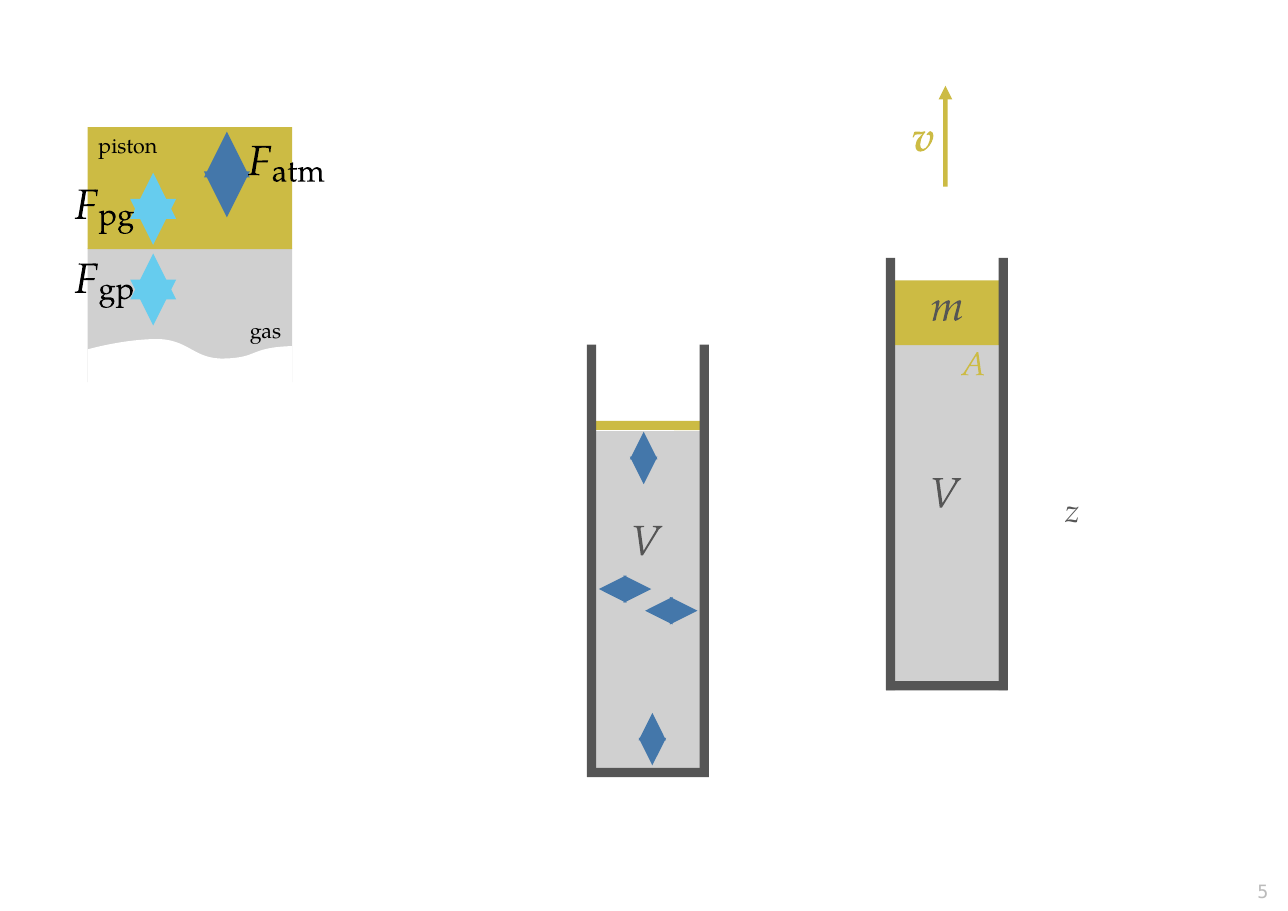
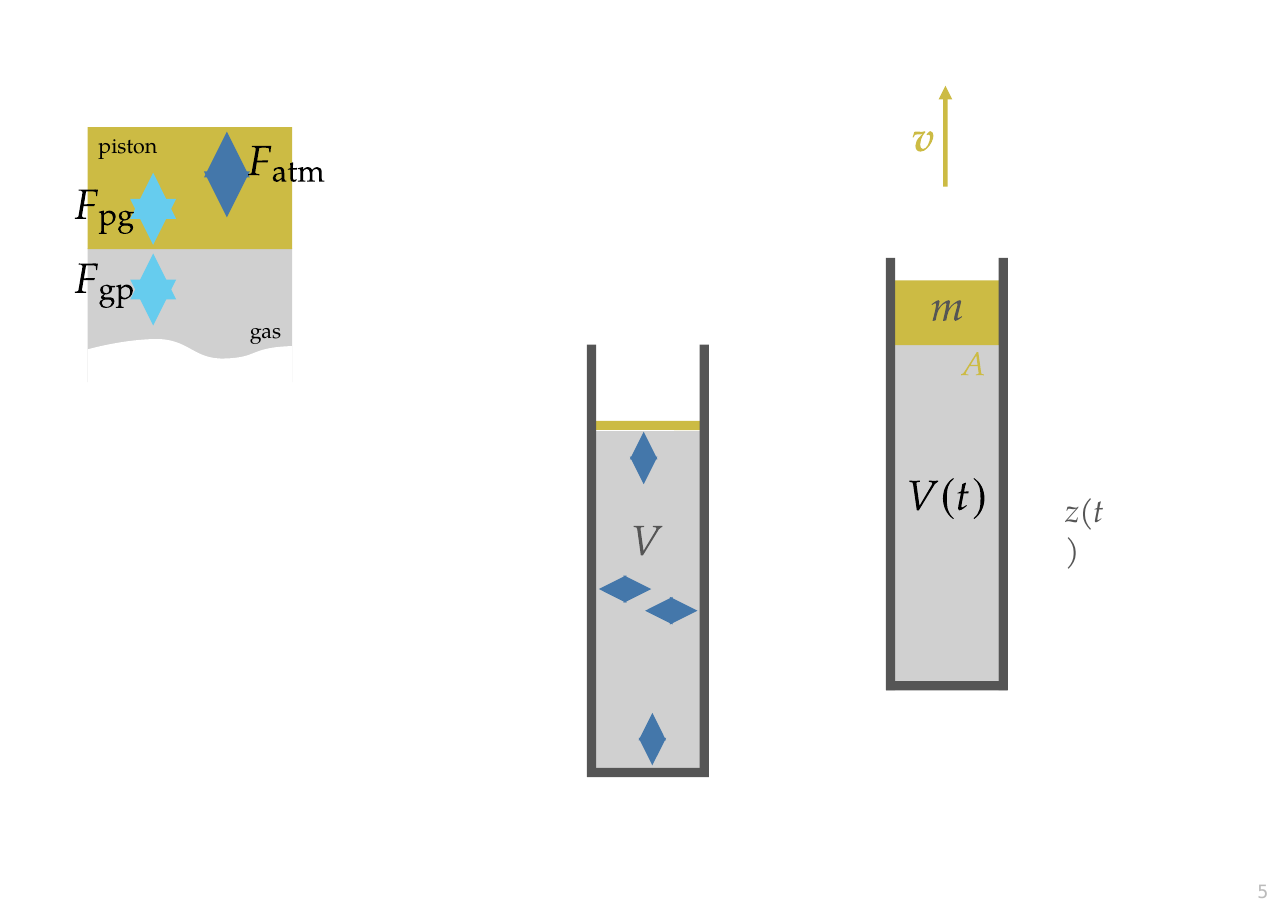
Before and after one commit to pglpm/7wonders, a slide deck: slide 5 of images/drawings.odp. Drawn at 1288x911 pixels with LibreOffice and Linux fonts; fonts in the diff are those of the drawing; grey boxes stand for pictures. Boxes give left, top, right and bottom in pixels: in the first picture for what was removed or moved away, otherwise in the second. Text is boxed around its words. In the diff, an @@ line names an element or a change of style, - is before the commit and + after.

```diff
--- a/images/drawings.odp
+++ b/images/drawings.odp
@@ freeform shape added at (943,478,954,519), fill #000000 @@
@@ freeform shape added at (974,478,985,519), fill #000000 @@
@@ freeform shape: place and size @@
-freeform shape at (933,478,962,508)
+freeform shape at (910,480,939,510)
@@ freeform shape at (910,480,939,510): fill #555555 to #000000 @@
@@ freeform shape added at (957,483,968,510), fill #000000 @@
@@ text at (1065,498,1105,530): text changed @@
-z
+z(t)
```
Also in this commit, not shown: 8 other slides changed, 7 other files.
